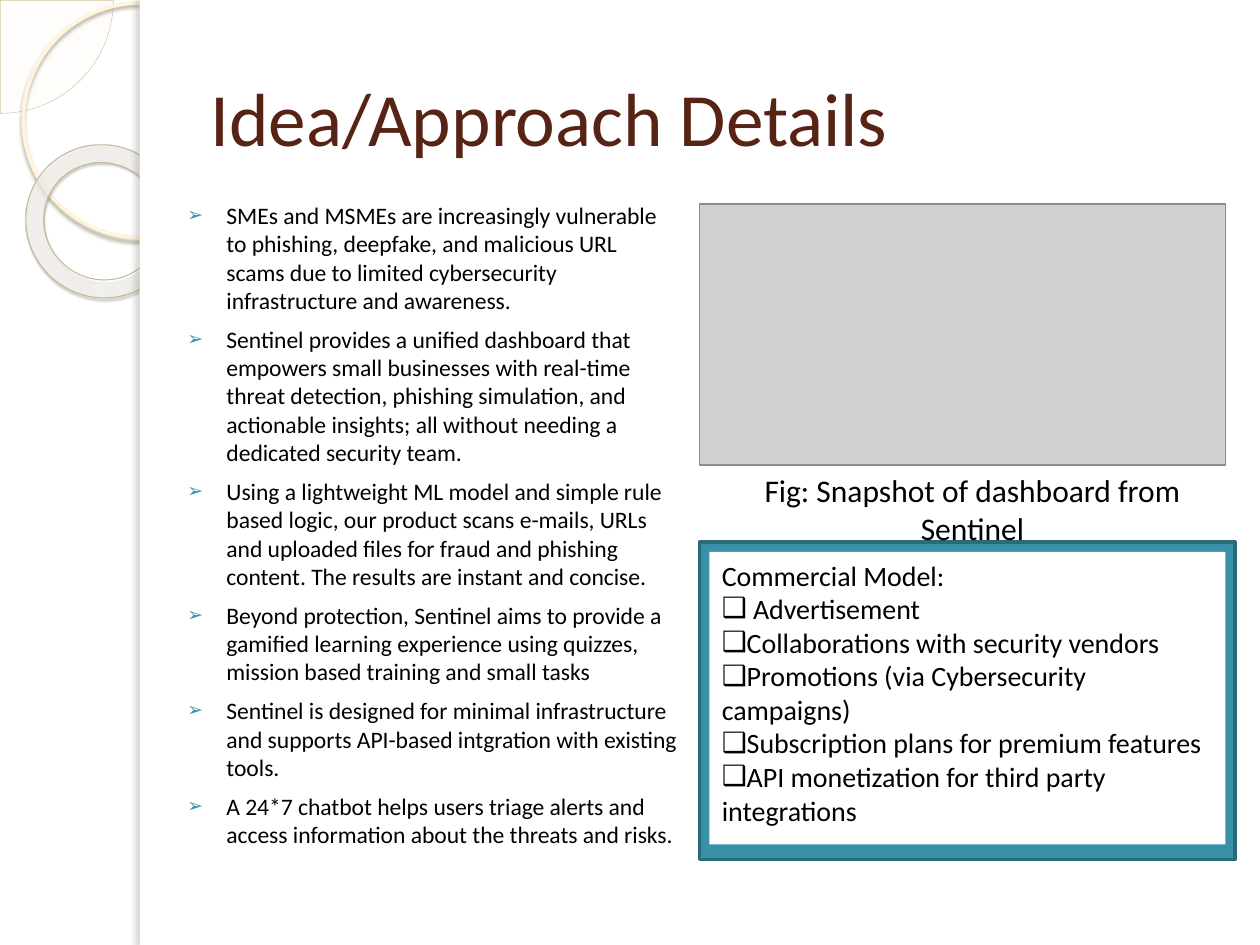
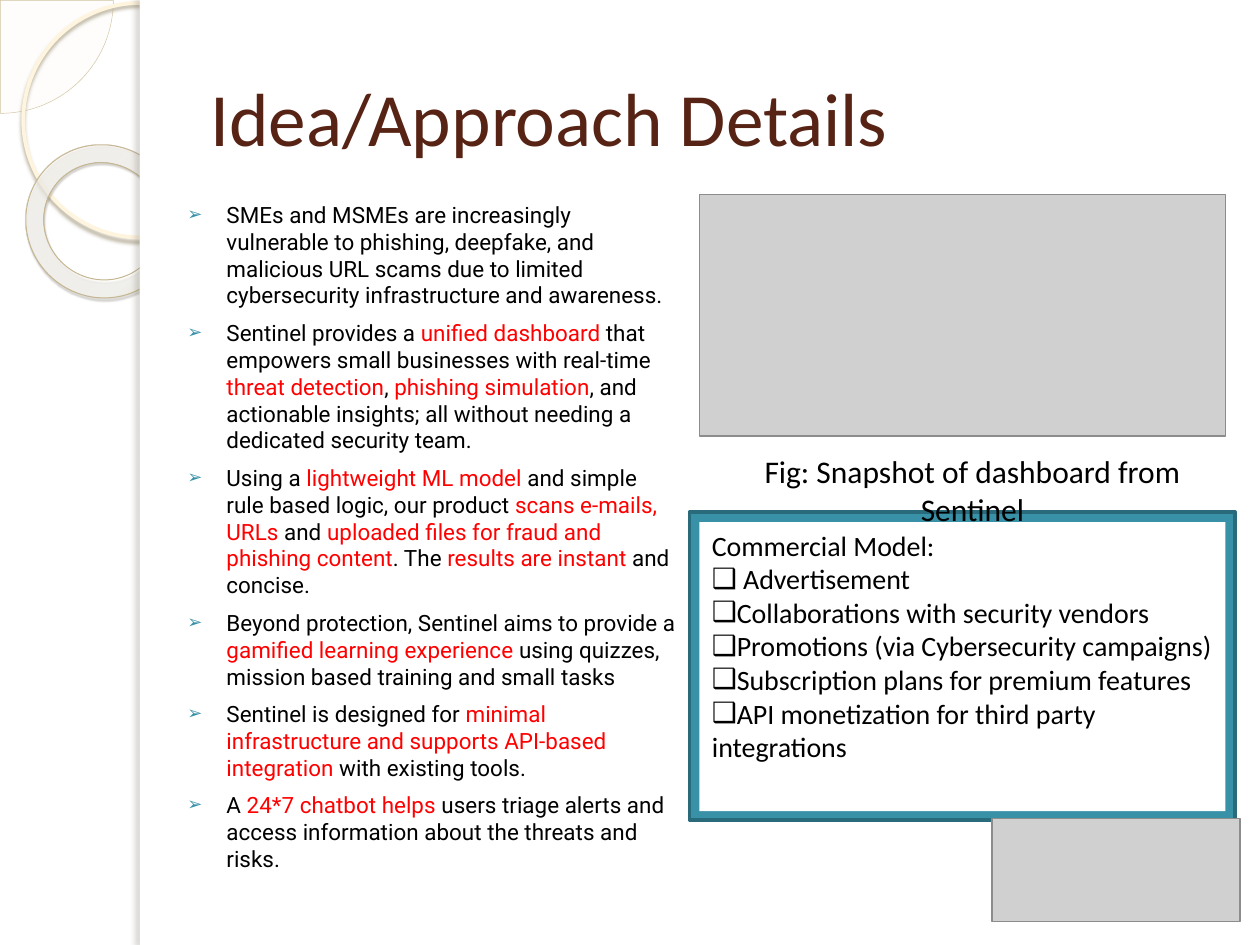
Before and after one commit to dkwritescode/Sentinel, a slide deck: slide 3 of senti-ppt.pptx. Drawn at 1260x945 pixels with LibreOffice and Linux fonts; fonts in the diff are those of the drawing; grey boxes stand for pictures; background and template pictures are left out. Boxes give left, top, right and bottom in pixels: in the first picture for what was removed or moved away, otherwise in the second. Text is boxed around its words. In the diff, an @@ line names an element or a change of style, - is before the commit and + after.

```diff
--- a/senti-ppt.pptx
+++ b/senti-ppt.pptx
@@ text at [226,206,675,868]: size 13.5 to 12.8 pt, font Calibri to Roboto in "SMEs and MSMEs are increasingly vulnerable to ...", "Sentinel provides a unified dashboard that empowers ...", "Using a lightweight ML model and simple ...", "Beyond protection, Sentinel aims to provide a ..." and 1 more places; text colour #000000 to #FF0000 in "unified dashboard threat detection, phishing simulation,", "lightweight ML model scans e-mails, URLs uploaded ...", "gamified learning experience", "24*7 chatbot helps" @@
@@ picture: place and size @@
-picture at [699,204,1225,465]
+picture at [699,194,1225,436]
@@ text "Fig: Snapshot of dashboard from ..." rewrapped from [765,480,1180,547] to [765,461,1180,522] @@
@@ rectangle: place and size @@
-rectangle at [699,542,1235,859]
+rectangle at [689,512,1235,819]
@@ rectangle "Commercial Model:": place and size @@
-rectangle "Commercial Model:" at [709,552,1225,844]
+rectangle "Commercial Model:" at [699,522,1225,811]
@@ text at [226,705,606,781]: text changed; size 13.5 to 12.8 pt; font Calibri to Roboto; text colour #000000 to #FF0000 @@
-➢ Sentinel is designed for minimal infrastructure and supports API-based intgration with existing tools.
+➢ Sentinel is designed for minimal infrastructure and supports API-based integration with existing tools.
@@ picture added at [992,819,1240,922] @@
```
Also in this commit, not shown: 2 other slides changed, 4 slides added.
